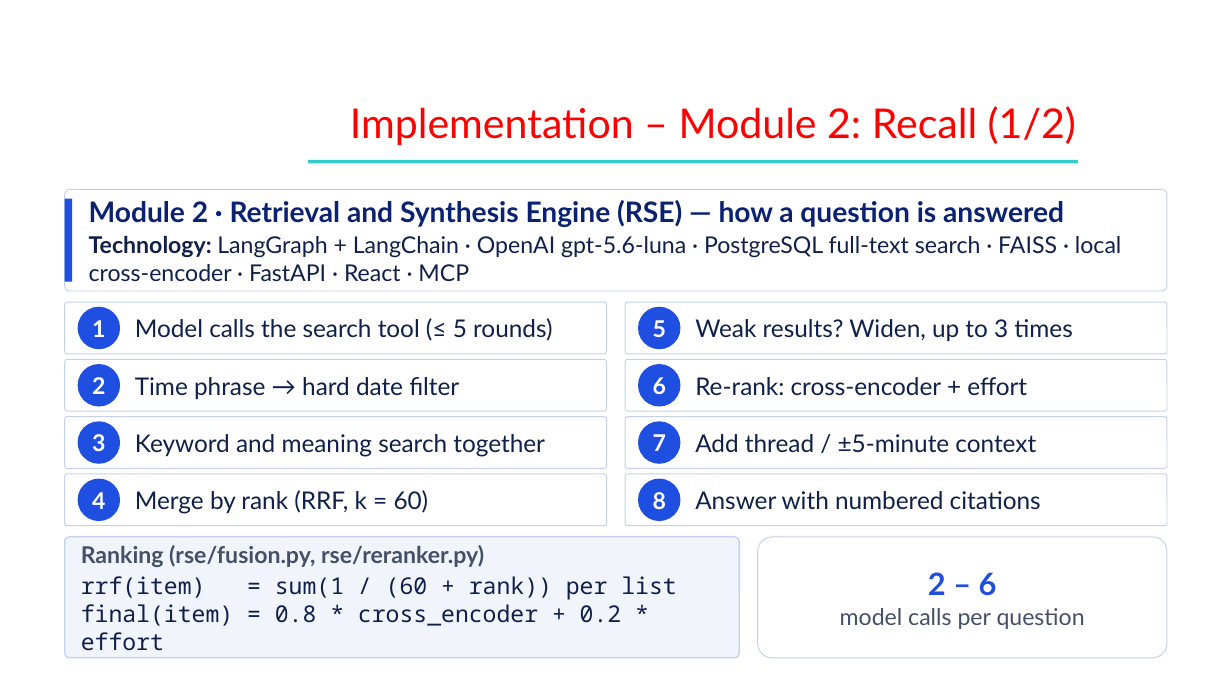
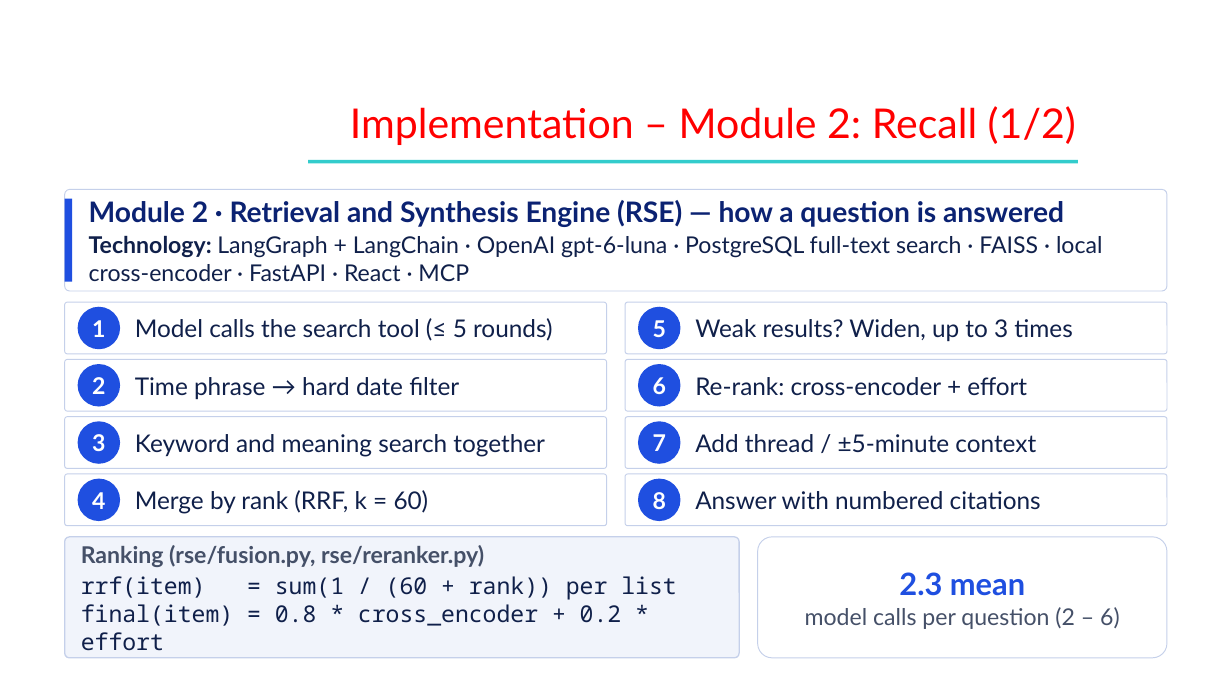
Before and after one commit to Shehzaad-khan/Efficient-Contextualized-History-Orchestrator-E.C.H.O, a slide deck: slide 9 of docs/Phase III/ECHO_Phase3_Review3.pptx. Drawn at 1232x693 pixels with LibreOffice and Linux fonts; fonts in the diff are those of the drawing; background and template pictures are left out. Boxes give left, top, right and bottom in pixels: in the first picture for what was removed or moved away, otherwise in the second. Text is boxed around its words. In the diff, an @@ line names an element or a change of style, - is before the commit and + after.

```diff
--- a/docs/Phase III/ECHO_Phase3_Review3.pptx
+++ b/docs/Phase III/ECHO_Phase3_Review3.pptx
@@ text at [89,235,1102,282]: text changed @@
-Technology: LangGraph + LangChain · OpenAI gpt-5.6-luna · PostgreSQL full-text search · FAISS · local cross-encoder · FastAPI · React · MCP
+Technology: LangGraph + LangChain · OpenAI gpt-6-luna · PostgreSQL full-text search · FAISS · local cross-encoder · FastAPI · React · MCP
@@ text in rounded rectangle at [805,572,1120,629]: text changed @@
-2 – 6
-model calls per question
+2.3 mean
+model calls per question (2 – 6)
```
Also in this commit, not shown: 10 other slides changed, 13 other files.
